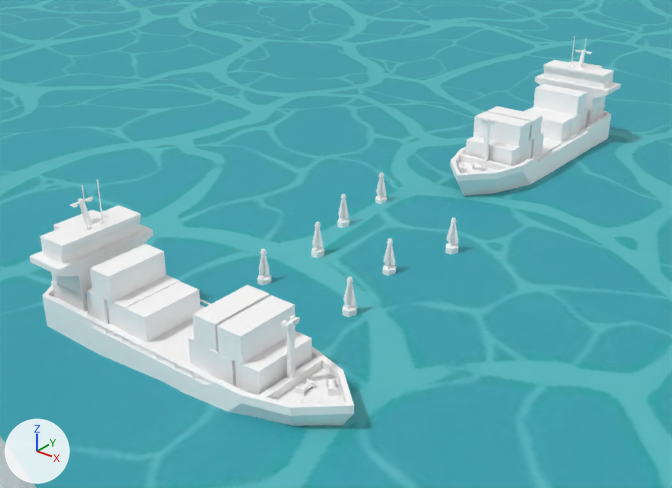
The FBX model Unity/Assets/Resources/Meshs/ChangJing/changjing7_5.fbx: old version first, new version second.
Before and after are seen from a camera (50 mm lens) standing at (57.4, -64.3, 48.7) and looking at (-8.0, 17.4, -2.0). Every picture has the same lights, and +X, +Y and +Z are marked at lower left. Where no turn or scale is listed for an object, it has been applied to the vertices.

The scene before the commit, as lines of its bpy script (objects in view):
```python
ob_changjing_7_5 = bpy.data.objects.new('changjing_7_5', me_mesh_002)
ob_changjing_7_5.location = (0.0, 0.0, 0.0)
ob_fupiao_green10 = bpy.data.objects.new('FuPiao_Green10', me_mesh_009)
ob_fupiao_green10.location = (-8.0, 26.7, 2.3)
ob_fupiao_green2 = bpy.data.objects.new('FuPiao_Green2', me_mesh_003)
ob_fupiao_green2.location = (-6.7, 2.9, 0.8)
ob_fupiao_green4 = bpy.data.objects.new('FuPiao_Green4', me_mesh_005)
ob_fupiao_green4.location = (-6.1, 11.6, 1.2)
ob_fupiao_green7 = bpy.data.objects.new('FuPiao_Green7', me_mesh_006)
ob_fupiao_green7.location = (4.3, 11.6, 2.1)
ob_fupiao_green8 = bpy.data.objects.new('FuPiao_Green8', me_mesh_007)
ob_fupiao_green8.location = (-8.2, 19.2, 1.7)
ob_fupiao_green9 = bpy.data.objects.new('FuPiao_Green9', me_mesh_008)
ob_fupiao_green9.location = (7.6, 19.2, 2.9)
ob_huolun3 = bpy.data.objects.new('HuoLun3', me_mesh)
ob_huolun3.location = (0.0, -13.4, 4.9)
ob_huolun4 = bpy.data.objects.new('HuoLun4', me_mesh_001)
ob_huolun4.location = (0.0, 50.9, 6.7)
```
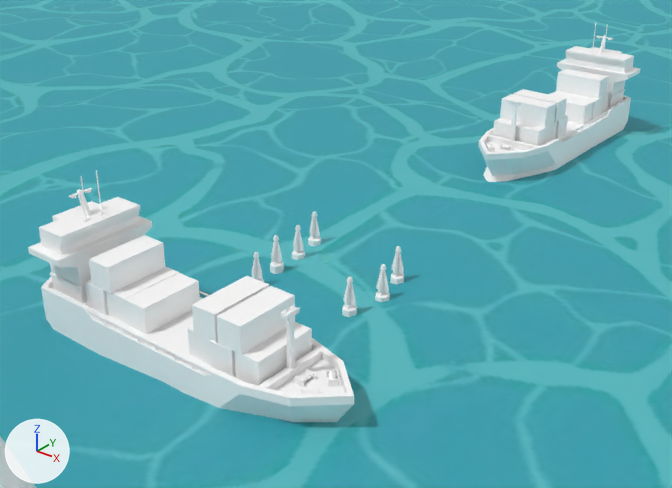
Location of each change, [x1, y1, x2, y2] in pixels of the pictures (672 x 488 px):
'HuoLun3', moved: before [29, 179, 354, 426]; after [28, 170, 354, 422]
'HuoLun4', moved: before [450, 36, 621, 196]; after [479, 24, 640, 182]
'FuPiao_Green9', moved: before [445, 217, 459, 254]; after [390, 246, 404, 285]
'FuPiao_Green7', moved: before [382, 238, 396, 276]; after [375, 264, 390, 302]
'FuPiao_Green4', moved: before [311, 222, 324, 258]; after [270, 235, 284, 274]
'FuPiao_Green8', moved: before [337, 194, 350, 228]; after [292, 225, 305, 260]
'FuPiao_Green10', moved: before [375, 172, 387, 204]; after [308, 211, 321, 246]
'FuPiao_Green2', moved: before [257, 248, 271, 285]; after [252, 252, 264, 282]

The change, as a list of edits to the scene's bpy script:
```text
Change ob_fupiao_green10:
    ob_fupiao_green10.location: (-8.0, 26.7, 2.3) -> (-8.4, 13.8, 1.1)
Change ob_fupiao_green4:
    ob_fupiao_green4.location: (-6.1, 11.6, 1.2) -> (-7.4, 5.8, 1.2)
Change ob_huolun3:
    ob_huolun3.location: (0.0, -13.4, 4.9) -> (0.0, -13.4, 5.9)
Change ob_fupiao_green8:
    ob_fupiao_green8.location: (-8.2, 19.2, 1.7) -> (-7.7, 10.0, 0.9)
Change ob_fupiao_green9:
    ob_fupiao_green9.location: (7.6, 19.2, 2.9) -> (6.4, 10.2, 2.3)
Change ob_huolun4:
    ob_huolun4.location: (0.0, 50.9, 6.7) -> (0.0, 58.1, 7.5)
Change ob_fupiao_green7:
    ob_fupiao_green7.location: (4.3, 11.6, 2.1) -> (7.4, 6.0, 2.1)
Change ob_fupiao_green2:
    ob_fupiao_green2.location: (-6.7, 2.9, 0.8) -> (-6.7, 1.8, 0.8)
```
